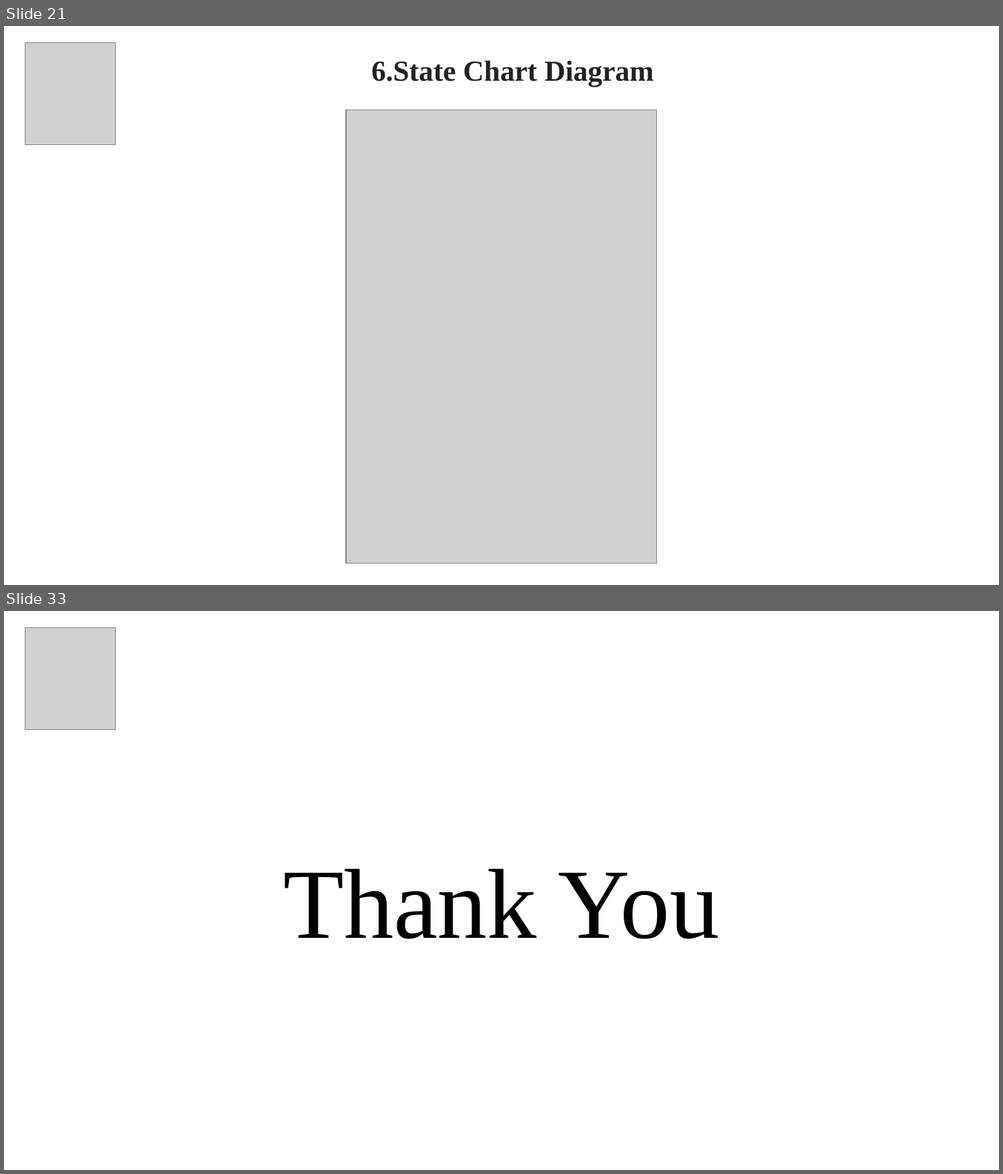
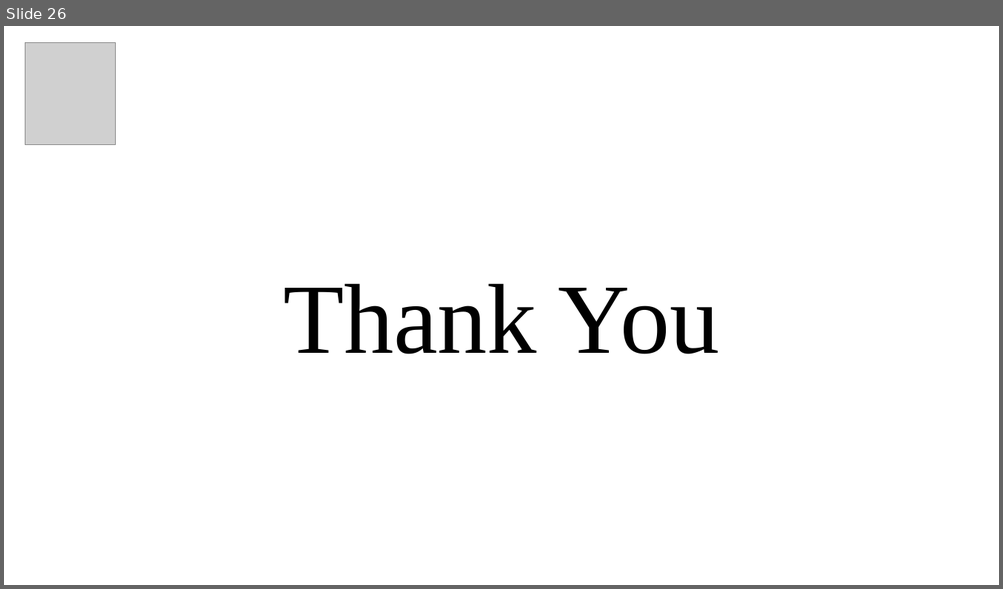
Before and after one commit to yuvaakhil/TrustAgent, a slide deck: Docs/TrustAgent.pptx. Shown one above the other, each under a label of ours: slides 21 and 33 before the commit, slide 26 after it; the slides between them are not shown. The pictures are 1003x1174 and 1003x589 pixels, drawn with LibreOffice and Linux fonts; fonts in the diff are those of the drawing; grey boxes stand for pictures. Boxes give left, top, right and bottom in pixels: in the first picture for what was removed or moved away, otherwise in the second. Text is boxed around its words. In the diff, an @@ line names an element or a change of style, - is before the commit and + after.

```diff
--- a/Docs/TrustAgent.pptx
+++ b/Docs/TrustAgent.pptx
@@ slide 21 removed at (4,26,999,585), background #FFFFFF @@
@@ picture removed at (25,42,115,144) @@
@@ title removed at (371,60,654,87) @@
-6.State Chart Diagram
@@ picture removed at (346,110,656,563) @@
@@ what was slide 33 is now slide 26 @@
```
Also in this commit, not shown: 14 slides changed, 3 slides added, 9 other slides removed, 9 other files.
